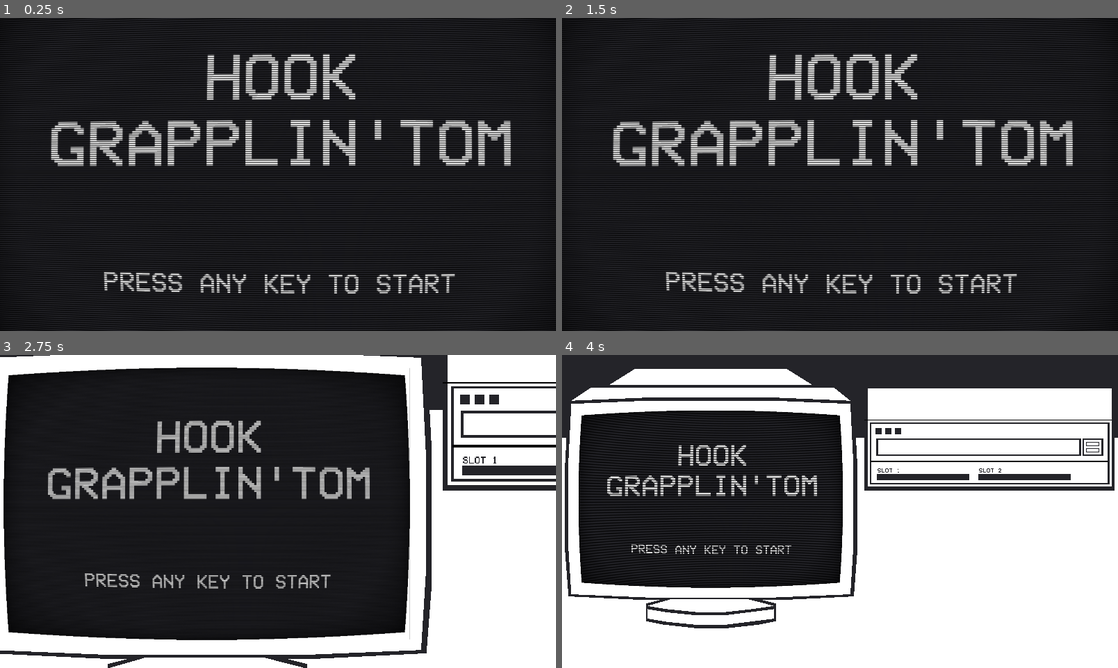
Above: before the commit, frames 1-4 (two rows, left to right).
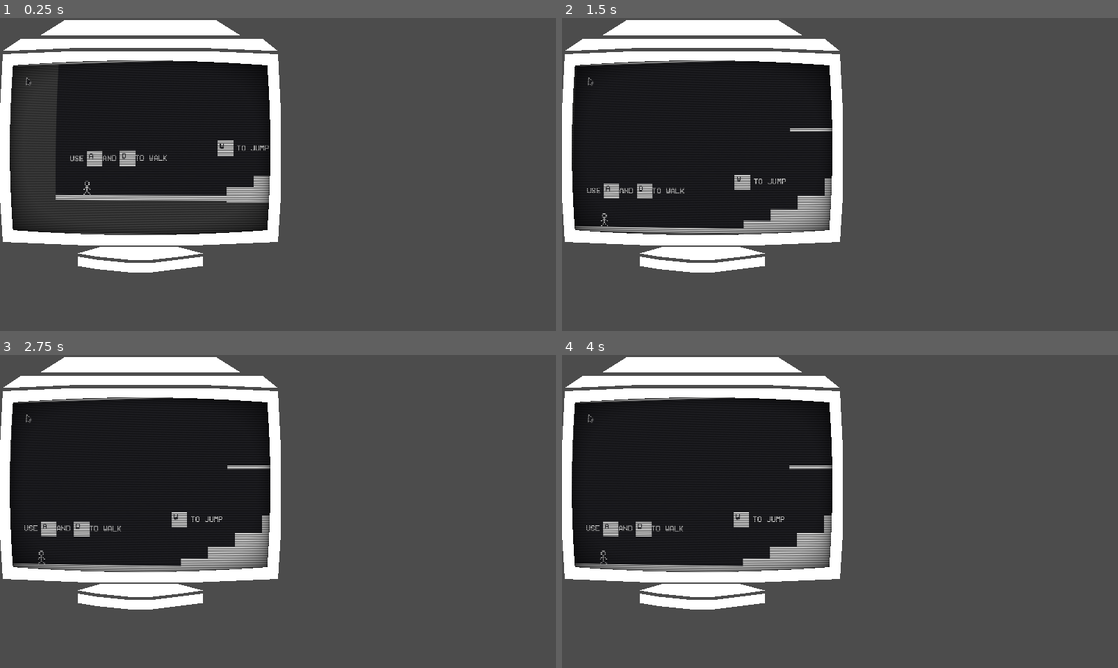
Above: after the commit, the same moments.

Repository: Xascoria/DiscRoomJam
Game: Godot game, scene res://Testing/BugTesting.tscn
Two runs of this game, one before a commit and one after it. Both use one fixed random seed, a clock stepped at 60 frames per second and the inputs below. Before the commit the project starts from res://MainLevel2/MainLevel2.tscn.
Inputs (mouse positions are in pixels of both pictures, inside the frame that each line leads up to):
- Up to frame 1 (0.25 s): no input
- Up to frame 2 (1.5 s): tap Enter at 0.5 s; move the mouse to (962, 158) at 0.52 s; hold D 0.53-1.25 s; hold E 0.53-1.25 s; click (962, 158) at 0.67 s; tap W at 0.77 s; drag from (728, 190) to (812, 237) at 1.27 s
- Up to frame 3 (2.75 s): move the mouse to (333, 442) at 2.02 s; hold A from 2.03 s (still down); hold E from 2.03 s (still down)
- Up to frame 4 (4 s): release A at 2.75 s; release E at 2.75 s; drag from (812, 574) to (1095, 383) at 2.77 s; move the mouse to (1006, 558) at 3.52 s; hold D from 3.53 s (still down); hold E from 3.53 s (still down); tap W at 3.77 s

The runs differ from the first frame. In frame 1, 85% of the frame differs, in the area x 0-100%, y 0-100%; in frame 2, 83%; in frame 3, 82%; in frame 4, 81%.

Commit message:
Bug Found

Diff:
--- /dev/null
+++ b/Testing/BugTesting.tscn
@@ -0,0 +1,7 @@
+[gd_scene load_steps=2 format=2]
+
+[ext_resource path="res://NewMonitor/Monitor.tscn" type="PackedScene" id=1]
+
+[node name="Root" type="Node2D"]
+
+[node name="Root" parent="." instance=ExtResource( 1 )]
--- a/project.godot
+++ b/project.godot
@@ -21,7 +21,7 @@
 [application]
 
 config/name="InstallGuide"
-run/main_scene="res://MainLevel2/MainLevel2.tscn"
+run/main_scene="res://Testing/BugTesting.tscn"
 boot_splash/bg_color=Color( 0.145098, 0.145098, 0.164706, 1 )
 config/icon="res://icon.png"
 
@@ -63,4 +63,5 @@
 
 [rendering]
 
+quality/driver/driver_name="GLES2"
 environment/default_environment="res://default_env.tres"
